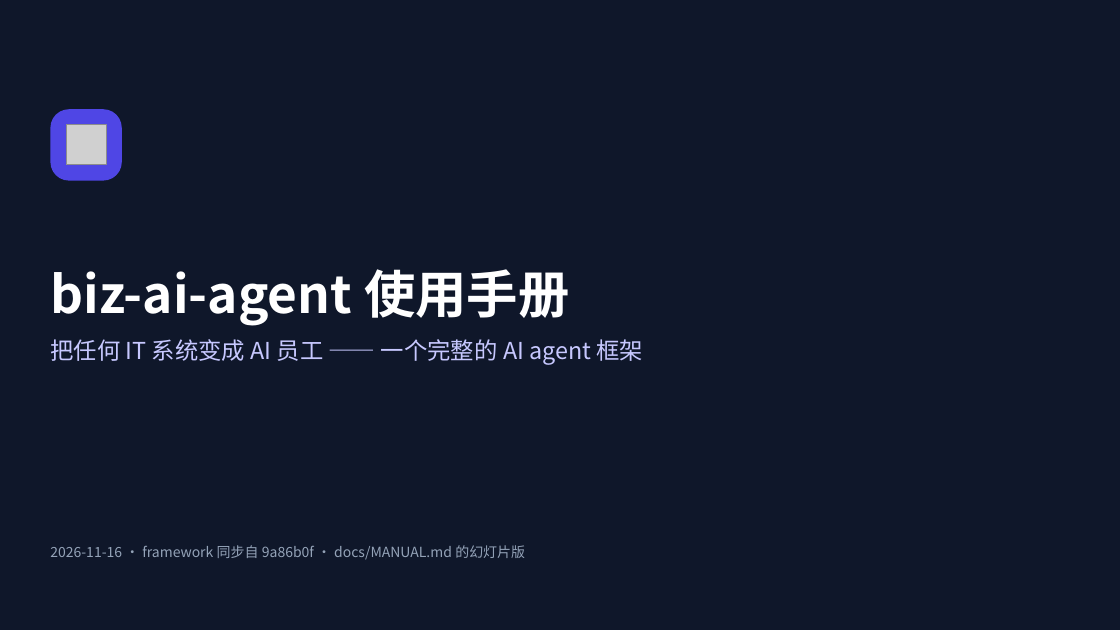
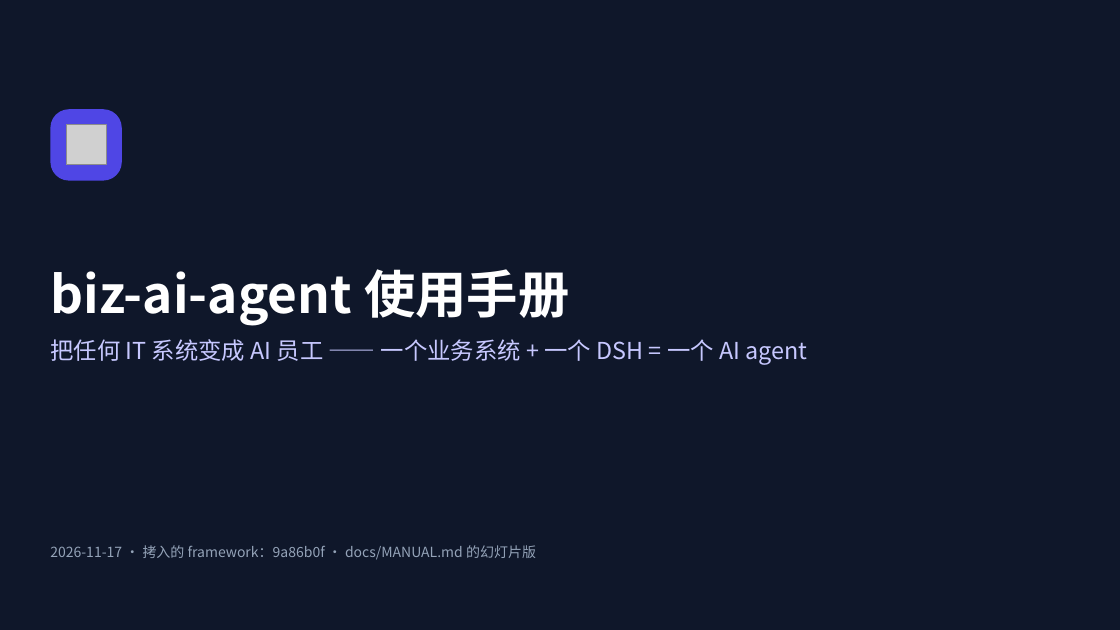
Before and after one commit to ITC-cloud-soft/biz-ai-agent, a slide deck: slide 1 of docs/MANUAL.pptx. Drawn at 1120x630 pixels with LibreOffice and Linux fonts; fonts in the diff are those of the drawing; grey boxes stand for pictures. Boxes give left, top, right and bottom in pixels: in the first picture for what was removed or moved away, otherwise in the second. Text is boxed around its words. In the diff, an @@ line names an element or a change of style, - is before the commit and + after.

```diff
--- a/docs/MANUAL.pptx
+++ b/docs/MANUAL.pptx
@@ text at <box>50,339,807,365</box>: text changed @@
-把任何 IT 系统变成 AI 员工 —— 一个完整的 AI agent 框架
+把任何 IT 系统变成 AI 员工 —— 一个业务系统 + 一个 DSH = 一个 AI agent
@@ text at <box>50,545,536,560</box>: text changed @@
-2026-11-16 · framework 同步自 9a86b0f · docs/MANUAL.md 的幻灯片版
+2026-11-17 · 拷入的 framework：9a86b0f · docs/MANUAL.md 的幻灯片版
```
Also in this commit, not shown: 26 other slides changed.
